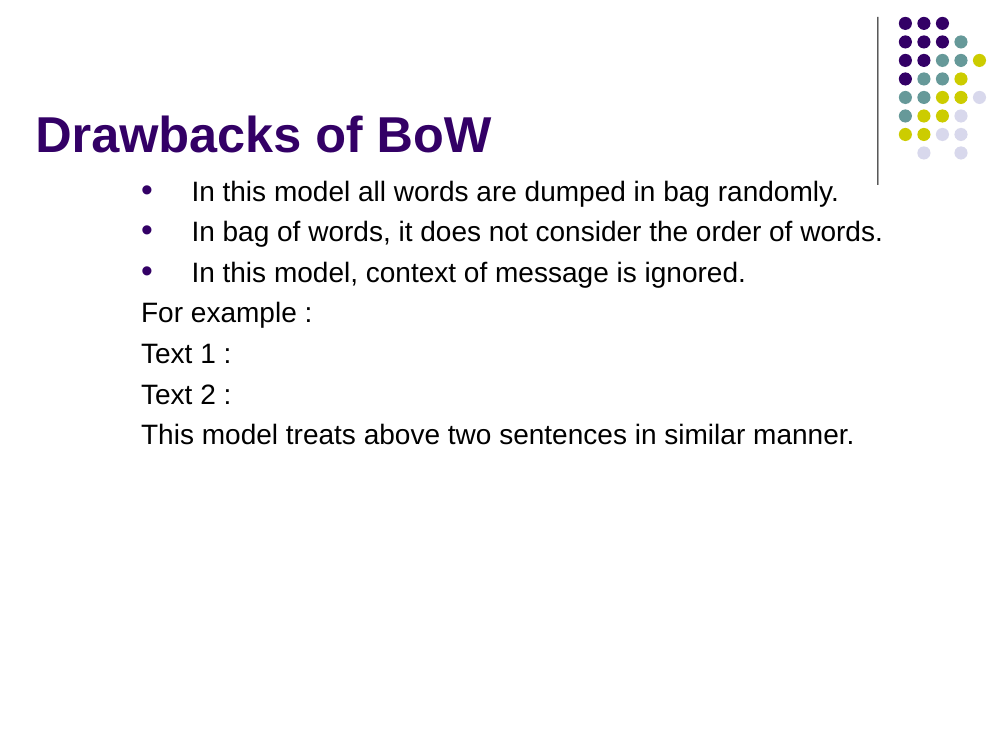
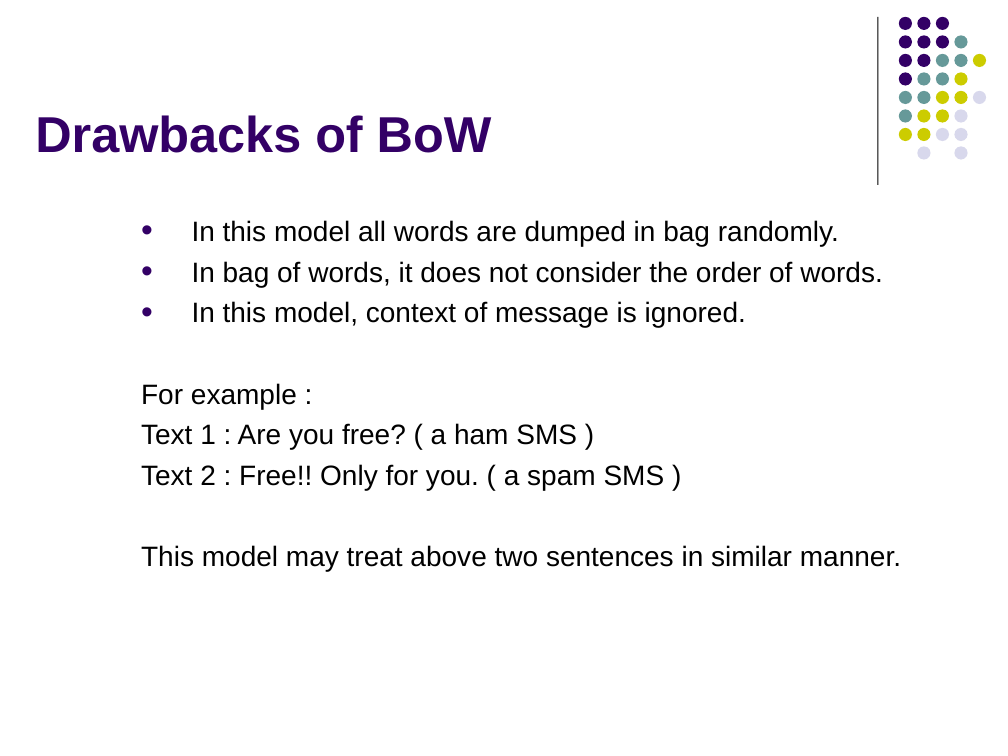
Before and after one commit to manohar9600/Multilingual-SMS-spam-detection-using-RNN, a slide deck: slide 15 of Resources/SPAMNEW PPT.pptx (slide 16 before the commit). Drawn at 1008x756 pixels with LibreOffice and Linux fonts; fonts in the diff are those of the drawing. Boxes give left, top, right and bottom in pixels: in the first picture for what was removed or moved away, otherwise in the second. Text is boxed around its words. In the diff, an @@ line names an element or a change of style, - is before the commit and + after.

```diff
--- a/Resources/SPAMNEW PPT.pptx
+++ b/Resources/SPAMNEW PPT.pptx
@@ text at <box>141,423,901,571</box>: text changed @@
-Text 1 :
-Text 2 :
-This model treats above two sentences in similar manner.
+Text 1 : Are you free? ( a ham SMS )
+Text 2 : Free!! Only for you. ( a spam SMS )
+This model may treat above two sentences in similar manner.
```
Also in this commit, not shown: 19 other slides changed, 13 slides added, 15 slides removed, 10 other files.
